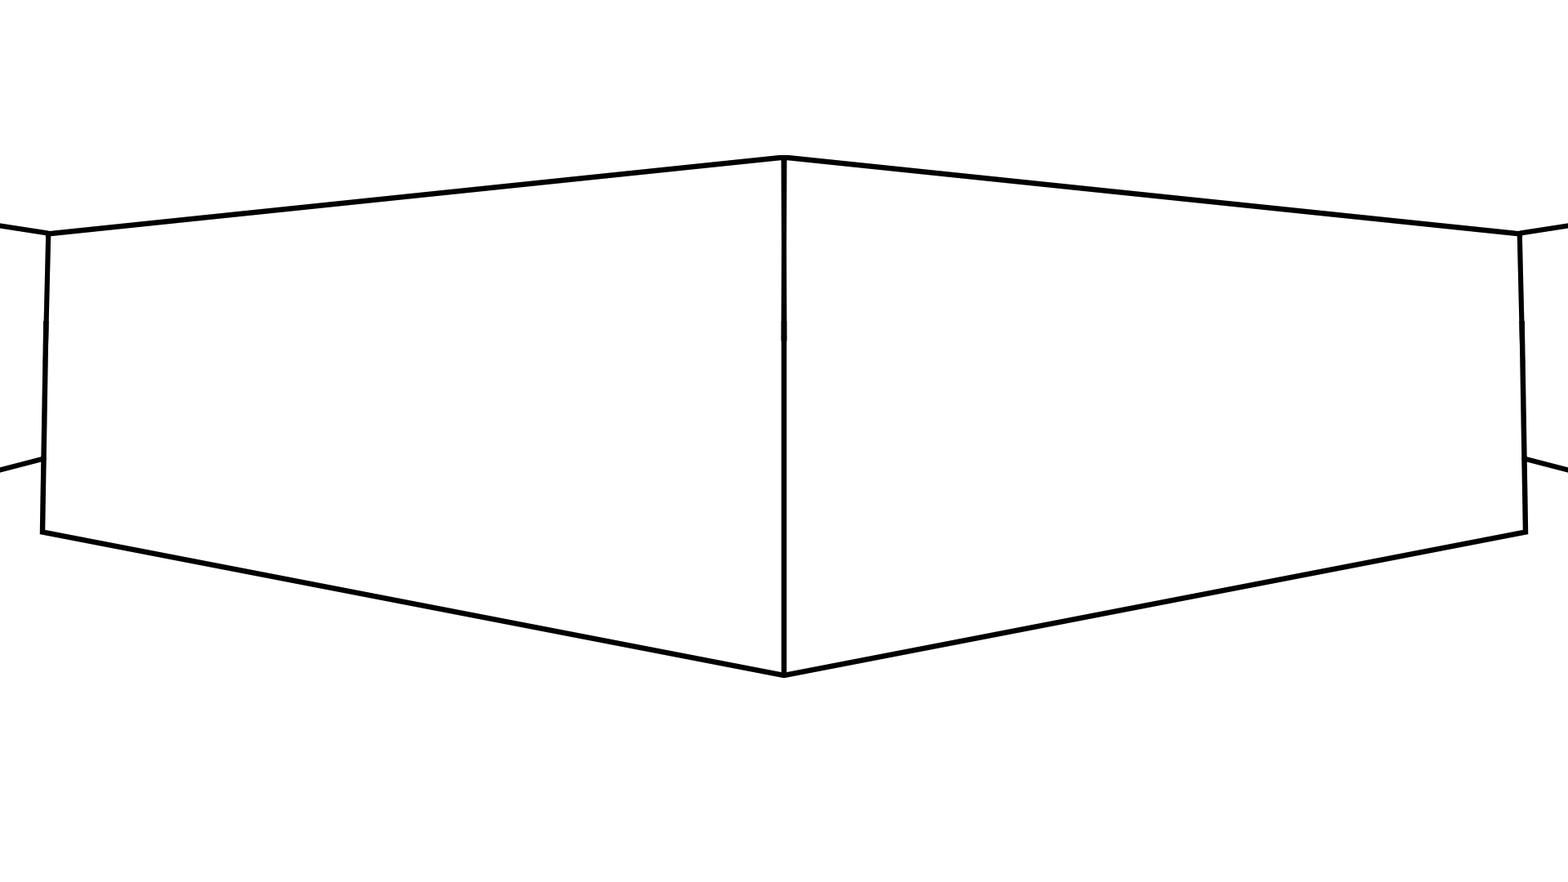
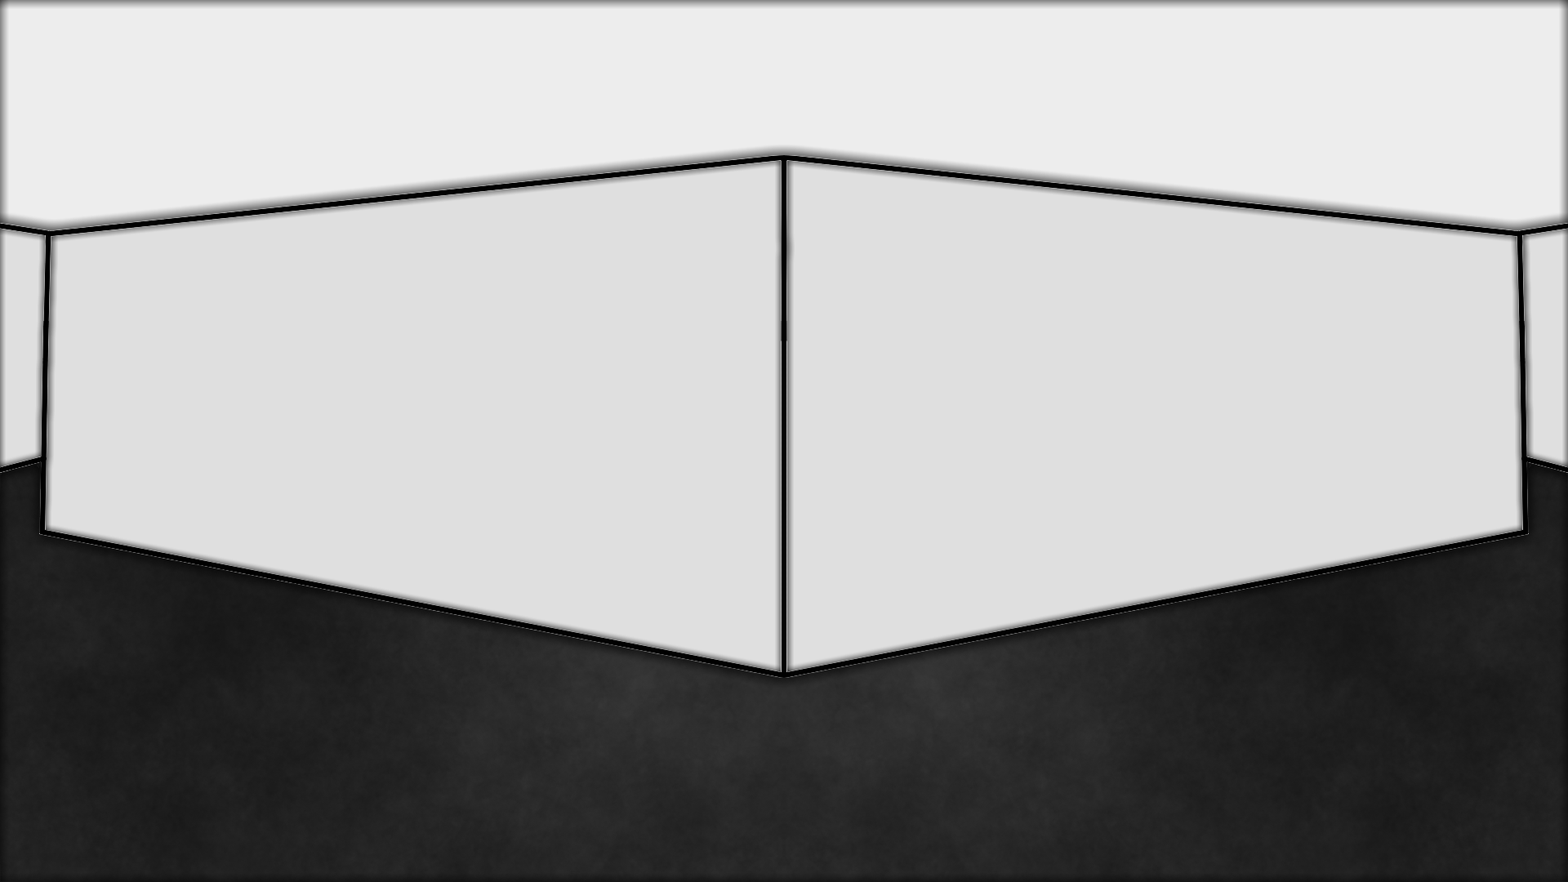
Layers edited between the first and the second 1568 × 882 image:
painted on "Paint Layer 5" over 0, 0, 1568, 882